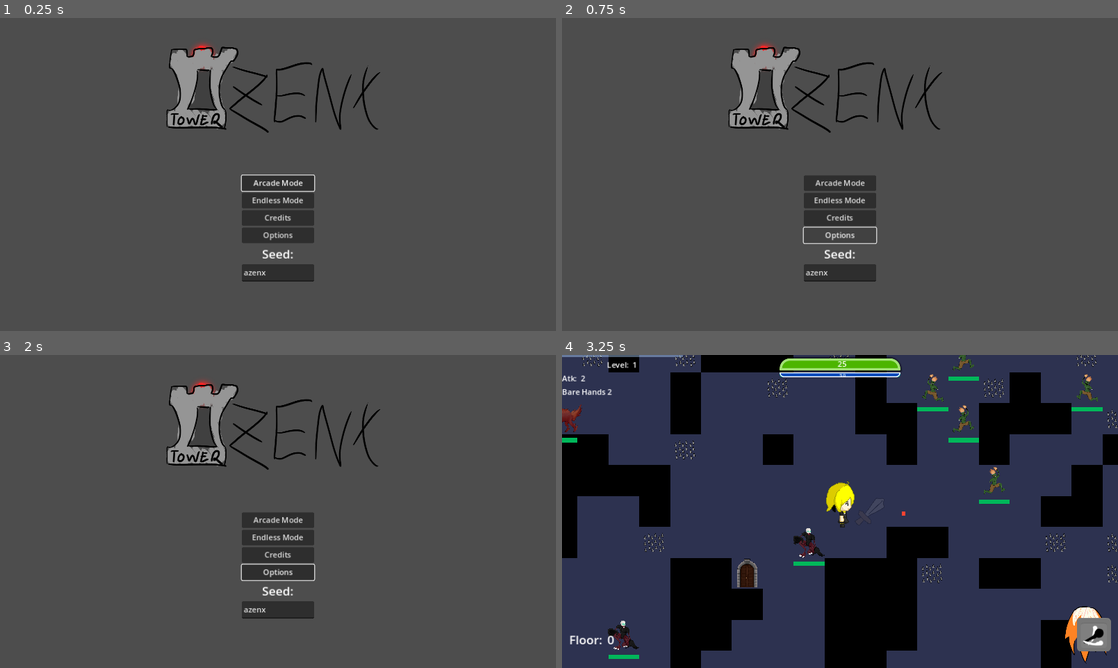
Above: before the commit, frames 1-4 (two rows, left to right).
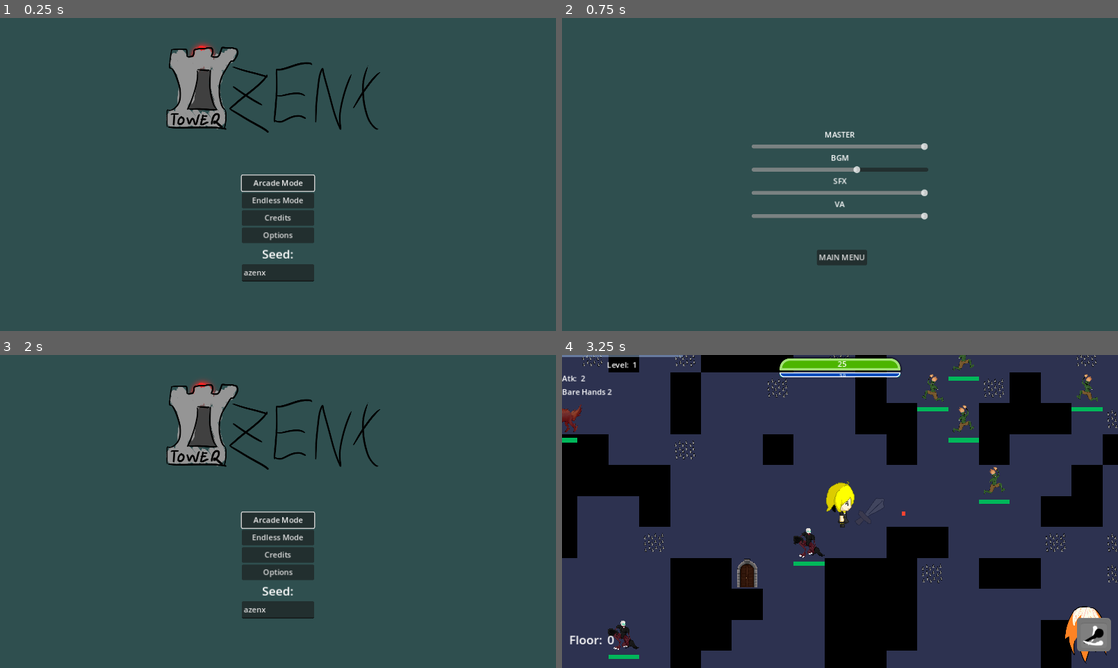
Above: after the commit, the same moments.

Repository: Where-is-my-input/Azenx-Tower
Game: Godot game, scene res://code/HUD/main_menu.tscn
Same seed, same stepped clock (60 frames per second), same inputs: the game is played once before the commit and once after it. The engine's default icon, where the game draws it, is replaced by a stand-in: a white triangle on a blue panel in a dark square.
Inputs (mouse positions are in pixels of both pictures, inside the frame that each line leads up to):
- Up to frame 1 (0.25 s): no input
- Up to frame 2 (0.75 s): click "Options" at 0.5 s
- Up to frame 3 (2 s): click (278, 596) at 1.25 s, where only the run after the commit has a clickable "MAIN MENU"
- Up to frame 4 (3.25 s): click "Arcade Mode" at 2 s; hold D (right) from 2.78 s (still down); hold Z (attack) from 2.78 s (still down)

The runs differ from the first frame. In frame 1, 93% of the frame differs, in the area x 0-100%, y 0-100%; in frame 2, 99%; in frame 3, 93%; in frame 4, nothing differs.

Commit message:
Options

Diff:
--- a/code/HUD/game_over.gd
+++ b/code/HUD/game_over.gd
@@ -1,6 +1,7 @@
 extends Control
 @onready var igt: Label = $VBoxContainer/HBoxContainer3/igt
 @onready var lbl_floor_number: Label = $VBoxContainer/HBoxContainer/lblFloorNumber
+@onready var mode: Label = $VBoxContainer/HBoxContainer2/mode
 
 func _ready() -> void:
 	lbl_floor_number.text = str(Global.floor)
@@ -9,6 +10,9 @@
 	time += "%02d." % Global.seconds
 	time += "%03d" % Global.msec
 	igt.text = str(time)
+	match Global.currentGameMode:
+		Global.gameMode.ENDLESS:
+			mode.text = "Endless Mode"
 
 func _input(event: InputEvent) -> void:
 	if event: get_tree().change_scene_to_file("res://code/HUD/main_menu.tscn")
--- a/code/HUD/game_over.tscn
+++ b/code/HUD/game_over.tscn
@@ -39,9 +39,13 @@
 
 [node name="Label" type="Label" parent="VBoxContainer/HBoxContainer2"]
 layout_mode = 2
-text = "Game Over"
+text = "Game Over - "
 horizontal_alignment = 1
 vertical_alignment = 1
+
+[node name="mode" type="Label" parent="VBoxContainer/HBoxContainer2"]
+layout_mode = 2
+text = "Arcade Mode"
 
 [node name="HBoxContainer" type="HBoxContainer" parent="VBoxContainer"]
 layout_mode = 2
--- a/code/HUD/main_menu.gd
+++ b/code/HUD/main_menu.gd
@@ -35,3 +35,7 @@
 
 func _on_btn_credits_pressed() -> void:
 	add_child(CREDITS.instantiate())
+
+
+func _on_btn_options_pressed() -> void:
+	get_tree().change_scene_to_file("res://code/HUD/options.tscn")
--- a/code/HUD/main_menu.tscn
+++ b/code/HUD/main_menu.tscn
@@ -67,4 +67,5 @@
 [connection signal="pressed" from="BoxContainer/VBoxContainer/btnArcade" to="." method="_on_btn_arcade_pressed"]
 [connection signal="pressed" from="BoxContainer/VBoxContainer/btnEndless" to="." method="_on_btn_endless_pressed"]
 [connection signal="pressed" from="BoxContainer/VBoxContainer/btnCredits" to="." method="_on_btn_credits_pressed"]
+[connection signal="pressed" from="BoxContainer/VBoxContainer/btnOptions" to="." method="_on_btn_options_pressed"]
 [connection signal="text_changed" from="BoxContainer/VBoxContainer/txtSeed" to="." method="_on_txt_seed_text_changed"]
--- /dev/null
+++ b/code/HUD/options.gd
@@ -0,0 +1,46 @@
+extends Control
+
+@onready var master: HSlider = $VBoxContainer/master
+@onready var bgm: HSlider = $VBoxContainer/bgm
+@onready var sfx: HSlider = $VBoxContainer/sfx
+@onready var va: HSlider = $VBoxContainer/va
+@onready var aspsfx: AudioStreamPlayer = $sfx
+@onready var aspva: AudioStreamPlayer = $va
+
+const DB_MAX = 6
+const DB_MIN = -24
+
+@onready var masterBus = AudioServer.get_bus_index("Master")
+@onready var sfxBus = AudioServer.get_bus_index("sfx")
+@onready var vaBus = AudioServer.get_bus_index("va")
+@onready var bgmBus = AudioServer.get_bus_index("bgm")
+
+
+func _ready() -> void:
+	GetBaseVolume()
+
+func GetBaseVolume() -> void:
+	master.value = db_to_linear(AudioServer.get_bus_volume_db(masterBus))
+	bgm.value = db_to_linear(AudioServer.get_bus_volume_db(bgmBus))
+	sfx.value = db_to_linear(AudioServer.get_bus_volume_db(sfxBus))
+	va.value = db_to_linear(AudioServer.get_bus_volume_db(vaBus))
+
+
+func _on_master_value_changed(value: float) -> void:
+	AudioServer.set_bus_volume_db(masterBus, linear_to_db(value))
+
+
+func _on_bgm_value_changed(value: float) -> void:
+	AudioServer.set_bus_volume_db(bgmBus, linear_to_db(value))
+
+
+func _on_sfx_value_changed(value: float) -> void:
+	aspsfx.play()
+	AudioServer.set_bus_volume_db(sfxBus, linear_to_db(value))
+
+func _on_va_value_changed(value: float) -> void:
+	aspva.play()
+	AudioServer.set_bus_volume_db(vaBus, linear_to_db(value))
+
+func _on_button_pressed() -> void:
+	get_tree().change_scene_to_file("res://code/HUD/main_menu.tscn")
--- /dev/null
+++ b/code/HUD/options.tscn
@@ -0,0 +1,112 @@
+[gd_scene load_steps=14 format=3 uid="uid://bnrvsud3xk5y7"]
+
+[ext_resource type="Script" path="res://code/HUD/options.gd" id="1_m3uou"]
+[ext_resource type="AudioStream" uid="uid://ddcw3xxey6gxd" path="res://assets/swishes/swish-1.wav" id="2_7ghcn"]
+[ext_resource type="AudioStream" uid="uid://cxdmc3rtyaxc5" path="res://assets/swishes/swish-2.wav" id="3_xivc1"]
+[ext_resource type="AudioStream" uid="uid://dugjmjv7a553c" path="res://assets/swishes/swish-3.wav" id="4_5jyph"]
+[ext_resource type="AudioStream" uid="uid://xqn5jp3ig3d7" path="res://assets/swishes/swish-4.wav" id="5_yom6r"]
+[ext_resource type="AudioStream" uid="uid://dul1v2qj1dwlf" path="res://assets/swishes/swish-5.wav" id="6_3ir5y"]
+[ext_resource type="AudioStream" uid="uid://g4ck264ke0e7" path="res://assets/sfx/RPG Voice Starter Pack/Type 3/attack1.wav" id="7_idge0"]
+[ext_resource type="AudioStream" uid="uid://dneot66j3o3g7" path="res://assets/sfx/RPG Voice Starter Pack/Type 3/attack2.wav" id="8_xl4i2"]
+[ext_resource type="AudioStream" uid="uid://0iekq7hxsgog" path="res://assets/sfx/RPG Voice Starter Pack/Type 3/attack3.wav" id="9_4higu"]
+[ext_resource type="AudioStream" uid="uid://b5vlanhik8kbk" path="res://assets/sfx/RPG Voice Starter Pack/Type 3/burn.wav" id="10_f5p0l"]
+[ext_resource type="AudioStream" uid="uid://vc18wbgvxhcx" path="res://assets/sfx/RPG Voice Starter Pack/Type 3/fire.wav" id="11_45v17"]
+
+[sub_resource type="AudioStreamRandomizer" id="AudioStreamRandomizer_ifs0m"]
+streams_count = 5
+stream_0/stream = ExtResource("2_7ghcn")
+stream_1/stream = ExtResource("3_xivc1")
+stream_2/stream = ExtResource("4_5jyph")
+stream_3/stream = ExtResource("5_yom6r")
+stream_4/stream = ExtResource("6_3ir5y")
+
+[sub_resource type="AudioStreamRandomizer" id="AudioStreamRandomizer_3bj1w"]
+streams_count = 5
+stream_0/stream = ExtResource("7_idge0")
+stream_1/stream = ExtResource("8_xl4i2")
+stream_2/stream = ExtResource("9_4higu")
+stream_3/stream = ExtResource("10_f5p0l")
+stream_4/stream = ExtResource("11_45v17")
+
+[node name="options" type="Control"]
+layout_mode = 3
+anchors_preset = 15
+anchor_right = 1.0
+anchor_bottom = 1.0
+grow_horizontal = 2
+grow_vertical = 2
+script = ExtResource("1_m3uou")
+
+[node name="VBoxContainer" type="VBoxContainer" parent="."]
+layout_mode = 1
+anchors_preset = 15
+anchor_right = 1.0
+anchor_bottom = 1.0
+offset_left = 393.0
+offset_right = -393.0
+grow_horizontal = 2
+grow_vertical = 2
+alignment = 1
+
+[node name="Label4" type="Label" parent="VBoxContainer"]
+layout_mode = 2
+text = "MASTER"
+horizontal_alignment = 1
+
+[node name="master" type="HSlider" parent="VBoxContainer"]
+layout_mode = 2
+max_value = 1.0
+step = 0.1
+
+[node name="Label" type="Label" parent="VBoxContainer"]
+layout_mode = 2
+text = "BGM"
+horizontal_alignment = 1
+vertical_alignment = 1
+
+[node name="bgm" type="HSlider" parent="VBoxContainer"]
+layout_mode = 2
+max_value = 1.0
+step = 0.1
+
+[node name="Label2" type="Label" parent="VBoxContainer"]
+layout_mode = 2
+text = "SFX"
+horizontal_alignment = 1
+
+[node name="sfx" type="HSlider" parent="VBoxContainer"]
+layout_mode = 2
+max_value = 1.0
+step = 0.1
+
+[node name="Label3" type="Label" parent="VBoxContainer"]
+layout_mode = 2
+text = "VA"
+horizontal_alignment = 1
+
+[node name="va" type="HSlider" parent="VBoxContainer"]
+layout_mode = 2
+max_value = 1.0
+step = 0.1
+
+[node name="Button" type="Button" parent="."]
+layout_mode = 0
+offset_left = 528.0
+offset_top = 480.0
+offset_right = 632.0
+offset_bottom = 511.0
+text = "MAIN MENU"
+
+[node name="sfx" type="AudioStreamPlayer" parent="."]
+stream = SubResource("AudioStreamRandomizer_ifs0m")
+bus = &"sfx"
+
+[node name="va" type="AudioStreamPlayer" parent="."]
+stream = SubResource("AudioStreamRandomizer_3bj1w")
+bus = &"va"
+
+[connection signal="value_changed" from="VBoxContainer/master" to="." method="_on_master_value_changed"]
+[connection signal="value_changed" from="VBoxContainer/bgm" to="." method="_on_bgm_value_changed"]
+[connection signal="value_changed" from="VBoxContainer/sfx" to="." method="_on_sfx_value_changed"]
+[connection signal="value_changed" from="VBoxContainer/va" to="." method="_on_va_value_changed"]
+[connection signal="pressed" from="Button" to="." method="_on_button_pressed"]
--- a/code/player/cb_2_player.gd
+++ b/code/player/cb_2_player.gd
@@ -55,12 +55,10 @@
 		global_position = Vector2(32, 32)
 
 func limitCamera(limitLeft, limitRight, limitTop, limitBottom):
-	if limitRight != 0:
-		camera_2d.limit_left = limitLeft
-		camera_2d.limit_right = limitRight
-	if limitBottom != 0:
-		camera_2d.limit_top = limitTop
-		camera_2d.limit_bottom = limitBottom
+	camera_2d.limit_left = limitLeft if limitRight != 0 else -10000000
+	camera_2d.limit_right = limitRight if limitRight != 0 else 10000000
+	camera_2d.limit_top = limitTop if limitBottom != 0 else -10000000
+	camera_2d.limit_bottom = limitBottom if limitBottom != 0 else 10000000
 
 func startTurn():
 	blockMovement = false
--- a/code/player/player.tscn
+++ b/code/player/player.tscn
@@ -248,11 +248,11 @@
 
 [node name="aspAttack" type="AudioStreamPlayer2D" parent="cb2Player"]
 stream = SubResource("AudioStreamRandomizer_dm3xa")
-bus = &"sfx"
+bus = &"va"
 
 [node name="aspSpell" type="AudioStreamPlayer2D" parent="cb2Player"]
 stream = SubResource("AudioStreamRandomizer_if18m")
-bus = &"sfx"
+bus = &"va"
 
 [node name="turnArea" type="Area2D" parent="cb2Player"]
 
--- a/code/system/asp_global.tscn
+++ b/code/system/asp_global.tscn
@@ -3,7 +3,7 @@
 [ext_resource type="Script" path="res://code/system/asp_global.gd" id="1_amj70"]
 
 [node name="aspGlobal" type="AudioStreamPlayer"]
-bus = &"soundtrack"
+bus = &"bgm"
 script = ExtResource("1_amj70")
 
 [connection signal="finished" from="." to="." method="_on_finished"]
--- a/code/system/global.gd
+++ b/code/system/global.gd
@@ -40,6 +40,7 @@
 	soundTrack = ASP_GLOBAL.instantiate()
 	add_child(soundTrack)
 	instantiatePlayer()
+	RenderingServer.set_default_clear_color(Color.DARK_SLATE_GRAY)#DARK_SLATE_GRAY
 
 func healPlayer():
 	player.fullHeal()
--- a/default_bus_layout.tres
+++ b/default_bus_layout.tres
@@ -1,7 +1,7 @@
 [gd_resource type="AudioBusLayout" format=3 uid="uid://c7h6ps6g1so3x"]
 
 [resource]
-bus/1/name = &"soundtrack"
+bus/1/name = &"bgm"
 bus/1/solo = false
 bus/1/mute = false
 bus/1/bypass_fx = false
@@ -13,3 +13,9 @@
 bus/2/bypass_fx = false
 bus/2/volume_db = 0.0
 bus/2/send = &"Master"
+bus/3/name = &"va"
+bus/3/solo = false
+bus/3/mute = false
+bus/3/bypass_fx = false
+bus/3/volume_db = 0.0
+bus/3/send = &"Master"
